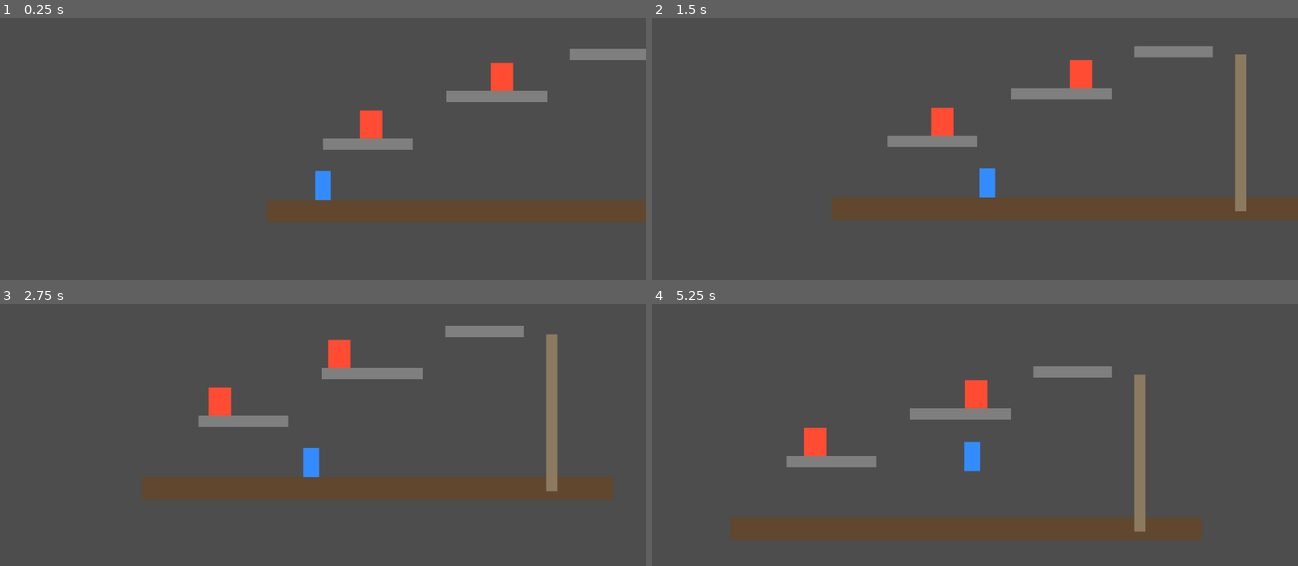
Above: before the commit, frames 1-4 (two rows, left to right).
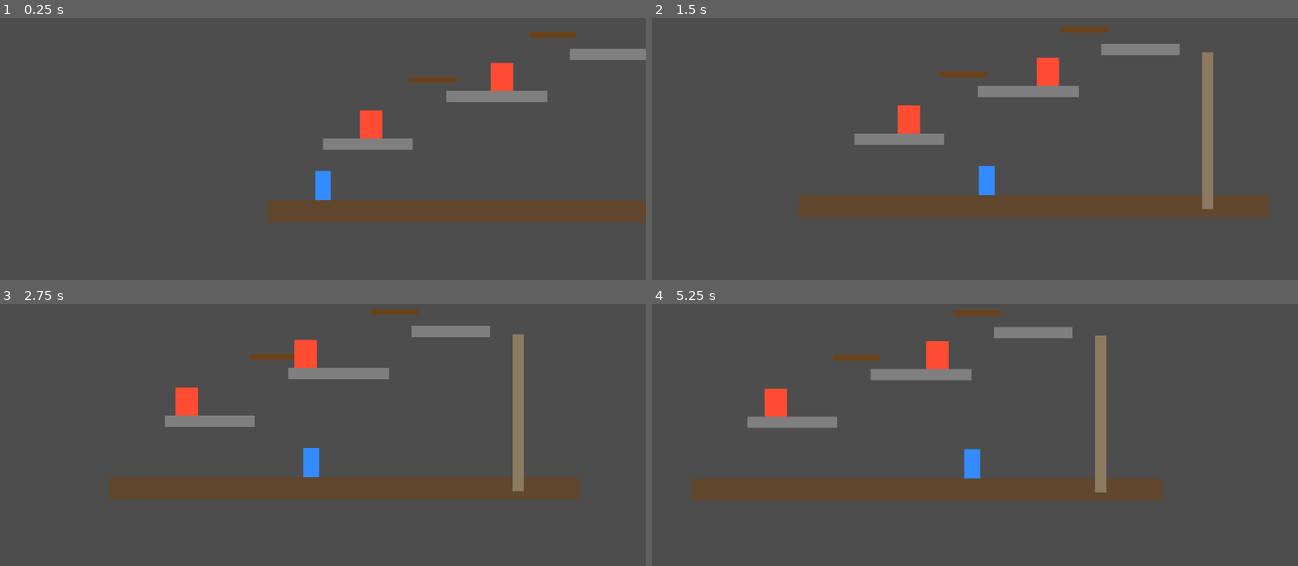
Above: after the commit, the same moments.

Repository: paper-piper/flow
Game: Godot game, scene res://Level.tscn
Same seed, same stepped clock (60 frames per second), same inputs: the game is played once before the commit and once after it.
Inputs:
- Up to frame 1 (0.25 s): no input
- Up to frame 2 (1.5 s): tap Enter (ui_accept) at 0.5, 0.77, 1.07 s; hold Right (ui_right) from 0.53 s (still down); tap C (dash, bound only after the commit) at 0.6 s; tap E (grapple, bound only after the commit) at 0.8, 1.35 s
- Up to frame 3 (2.75 s): tap Enter (ui_accept) at 1.52, 1.82, 2.3 s; tap Shift (wall_stick, bound only after the commit) at 1.55 s; release Right (ui_right) at 2.03 s; hold Left (ui_left) from 2.03 s (still down); hold Shift (wall_stick, bound only after the commit) from 2.03 s (still down)
- Up to frame 4 (5.25 s): release Left (ui_left) at 2.78 s; release Shift (wall_stick, bound only after the commit) at 2.78 s; hold Right (ui_right) 2.78-4.28 s; tap Enter (ui_accept) at 2.85, 3.02, 3.32, 3.77, 4.07, 4.52, 4.82 s; tap C (dash, bound only after the commit) at 3.05, 4.35 s; tap X (attack) at 3.6 s; tap E (grapple, bound only after the commit) at 3.8, 5.1 s; hold Left (ui_left) 4.28-5.03 s; tap Shift (wall_stick, bound only after the commit) at 4.55 s; hold Right (ui_right) from 5.03 s (still down)

The runs differ from the first frame. In frame 1, 0.3% of the frame differs, in the area x 63-90%, y 5-25%; in frame 2, 7.5%; in frame 3, 6.2%; in frame 4, 20%, in the area x 6-86%, y 2-91%.

Commit message:
Add wall stick, dash, and grapple mechanics
- Wall stick (Shift): hold against a wall to freeze in place; release to slide/fall normally
- Wall jump tuned to Vector2(300, -450) for stronger momentum than a normal jump
- Dash (C key): sustained horizontal burst with 0.8s cooldown; wall variant gives a fast impulse away from the wall with low vertical boost
- Grapple (E key): Branch scene with proximity blob indicator; pendulum physics via rope-tension velocity constraint; release carries 1.3× swing momentum, jump-release adds upward leap
- Two Branch instances added to Level.tscn at useful positions between platforms
- New input actions: dash, grapple, wall_stick registered in project.godot
- RopeLine (Line2D) added to Player.tscn for visual rope rendering

Co-Authored-By: Claude Sonnet 4.6 <noreply@anthropic.com>

Diff:
--- /dev/null
+++ b/Branch.gd
@@ -0,0 +1,24 @@
+extends Node2D
+
+@onready var _blob : Polygon2D = $Blob
+
+func _ready() -> void:
+	add_to_group("branch")
+	$DetectionArea.body_entered.connect(_on_body_entered)
+	$DetectionArea.body_exited.connect(_on_body_exited)
+
+func _process(_delta: float) -> void:
+	if not _blob.visible:
+		return
+	var s := 1.0 + 0.18 * sin(Time.get_ticks_msec() * 0.0045)
+	_blob.scale = Vector2(s, s)
+
+func _on_body_entered(body: Node) -> void:
+	if body.is_in_group("player"):
+		_blob.visible = true
+		add_to_group("branch_in_range")
+
+func _on_body_exited(body: Node) -> void:
+	if body.is_in_group("player"):
+		_blob.visible = false
+		remove_from_group("branch_in_range")
--- /dev/null
+++ b/Branch.tscn
@@ -0,0 +1,26 @@
+[gd_scene load_steps=3 format=3]
+
+[ext_resource type="Script" path="res://Branch.gd" id="1_branch"]
+
+[sub_resource type="CircleShape2D" id="CircleShape2D_detect"]
+radius = 150.0
+
+[node name="Branch" type="Node2D"]
+script = ExtResource("1_branch")
+
+[node name="Sprite" type="Polygon2D" parent="."]
+color = Color(0.42, 0.26, 0.1, 1)
+polygon = PackedVector2Array(-42, -5, 42, -5, 42, 5, -42, 5)
+
+[node name="Blob" type="Polygon2D" parent="."]
+position = Vector2(0, -22)
+color = Color(0.28, 1.0, 0.45, 0.88)
+polygon = PackedVector2Array(0, -10, 7, -7, 10, 0, 7, 7, 0, 10, -7, 7, -10, 0, -7, -7)
+visible = false
+
+[node name="DetectionArea" type="Area2D" parent="."]
+collision_layer = 0
+collision_mask = 2
+
+[node name="CollisionShape2D" type="CollisionShape2D" parent="DetectionArea"]
+shape = SubResource("CircleShape2D_detect")
--- a/Level.tscn
+++ b/Level.tscn
@@ -2,6 +2,7 @@
 
 [ext_resource type="PackedScene" path="res://Player.tscn" id="1_player"]
 [ext_resource type="PackedScene" path="res://Enemy.tscn" id="2_enemy"]
+[ext_resource type="PackedScene" path="res://Branch.tscn" id="3_branch"]
 
 [sub_resource type="RectangleShape2D" id="RectangleShape2D_ground"]
 size = Vector2(840, 40)
@@ -70,6 +71,12 @@
 color = Color(0.55, 0.48, 0.38, 1)
 polygon = PackedVector2Array(-10, -140, 10, -140, 10, 140, -10, 140)
 
+[node name="Branch1" parent="." unique_id=1234567890 instance=ExtResource("3_branch")]
+position = Vector2(275, 185)
+
+[node name="Branch2" parent="." unique_id=1098765432 instance=ExtResource("3_branch")]
+position = Vector2(490, 105)
+
 [node name="Player" parent="." unique_id=721907146 instance=ExtResource("1_player")]
 position = Vector2(80, 340)
 
--- a/Player.gd
+++ b/Player.gd
@@ -1,32 +1,47 @@
 extends CharacterBody2D
 
 # ── Movement ──────────────────────────────────────────────────────────────────
-const SPEED          := 200.0
-const ACCEL          := 1400.0   # px/s² on input
-const FRICTION       := 1000.0   # px/s² with no input
-const JUMP_VEL       := -400.0
-const GRAVITY        := 1000.0
-const FAST_FALL_GRAV := 2400.0   # hold-down while airborne
-const WALL_SLIDE_GRAV := 90.0    # slow descent while touching wall
-
-# Wall jump launches player away from the wall
-const WALL_JUMP_VEL := Vector2(230.0, -360.0)
-
-# ── Coyote time: still allow jump briefly after walking off a ledge ───────────
+const SPEED           := 200.0
+const ACCEL           := 1400.0
+const FRICTION        := 1000.0
+const JUMP_VEL        := -400.0
+const GRAVITY         := 1000.0
+const FAST_FALL_GRAV  := 2400.0
+const WALL_SLIDE_GRAV := 90.0
+
+const WALL_JUMP_VEL := Vector2(300.0, -450.0)
+
+# ── Coyote time ───────────────────────────────────────────────────────────────
 const COYOTE_TIME := 0.10
 var _coyote_timer := 0.0
 
-# ── Wall grace: still allow wall-jump briefly after leaving wall ──────────────
+# ── Wall grace ────────────────────────────────────────────────────────────────
 const WALL_GRACE := 0.15
 var _wall_timer := 0.0
-var _wall_dir   := 0   # direction AWAY from last wall (+1 right, -1 left)
+var _wall_dir   := 0
+
+# ── Dash ──────────────────────────────────────────────────────────────────────
+const DASH_SPEED    := 620.0
+const DASH_DURATION := 0.15
+const DASH_COOLDOWN := 0.8
+const WALL_DASH_H   := 580.0
+const WALL_DASH_V   := -160.0
+
+var _dashing       := false
+var _dash_timer    := 0.0
+var _dash_cooldown := 0.0
+var _dash_dir_x    := 1.0
+
+# ── Grapple ───────────────────────────────────────────────────────────────────
+var _grappling      := false
+var _grapple_branch : Node2D = null
 
 # ── Attack ────────────────────────────────────────────────────────────────────
 const ATTACK_DURATION := 0.20
 var _attack_timer := 0.0
 var _attacking    := false
 
-# ── Hitstop: skip N physics frames on landing a hit ──────────────────────────
+# ── Hitstop ───────────────────────────────────────────────────────────────────
 var _hitstop := 0
 
 # ── Camera shake ──────────────────────────────────────────────────────────────
@@ -36,13 +51,17 @@
 @onready var _sprite : Polygon2D = $Sprite
 @onready var _hitbox : Area2D    = $AttackHitbox
 @onready var _cam    : Camera2D  = $Camera2D
+@onready var _rope   : Line2D    = $RopeLine
 
 func _ready() -> void:
+	add_to_group("player")
 	_hitbox.monitoring = false
 	_hitbox.body_entered.connect(_on_hit_body)
+	_rope.add_point(Vector2.ZERO)
+	_rope.add_point(Vector2.ZERO)
+	_rope.visible = false
 
 func _physics_process(delta: float) -> void:
-	# Shake runs even during freeze so the snap is immediate
 	_tick_shake(delta)
 
 	if _hitstop > 0:
@@ -61,12 +80,67 @@
 	# ── Wall grace timer ──────────────────────────────────────────────────────
 	if on_wall:
 		_wall_timer = WALL_GRACE
-		_wall_dir   = int(sign(get_wall_normal().x))   # points away from wall
+		_wall_dir   = int(sign(get_wall_normal().x))
 	elif _wall_timer > 0.0:
 		_wall_timer -= delta
 
+	# ── Grapple toggle ────────────────────────────────────────────────────────
+	if Input.is_action_just_pressed("grapple"):
+		if _grappling:
+			_release_grapple(false)
+		else:
+			_try_grapple()
+
+	# ── Active grapple physics ─────────────────────────────────────────────────
+	if _grappling and _grapple_branch != null:
+		velocity.y += GRAVITY * delta
+
+		var to_branch := _grapple_branch.global_position - global_position
+		if to_branch.length_squared() > 0.0:
+			var rope_dir := to_branch.normalized()
+			# Cancel velocity pulling away from branch (rope tension)
+			var away_vel := velocity.dot(-rope_dir)
+			if away_vel > 0.0:
+				velocity += rope_dir * away_vel
+
+		# Swing with horizontal input
+		var dir := Input.get_axis("ui_left", "ui_right")
+		if dir != 0.0:
+			velocity.x = move_toward(velocity.x, dir * SPEED * 0.5, ACCEL * 0.4 * delta)
+			_sprite.scale.x = dir
+
+		# Jump while grappling: release and leap with upward boost
+		if Input.is_action_just_pressed("ui_accept"):
+			_release_grapple(true)
+
+		# Update rope visual
+		if _grapple_branch != null:
+			_rope.set_point_position(1, to_local(_grapple_branch.global_position))
+
+		move_and_slide()
+		return
+
+	# ── Dash cooldown ─────────────────────────────────────────────────────────
+	if _dash_cooldown > 0.0:
+		_dash_cooldown -= delta
+
+	# ── Active dash ───────────────────────────────────────────────────────────
+	if _dashing:
+		_dash_timer -= delta
+		velocity.x = _dash_dir_x * DASH_SPEED
+		velocity.y = 0.0
+		if _dash_timer <= 0.0:
+			_dashing = false
+		move_and_slide()
+		return
+
+	# ── Wall stick ────────────────────────────────────────────────────────────
+	var sticking := on_wall and Input.is_action_pressed("wall_stick")
+
 	# ── Gravity ───────────────────────────────────────────────────────────────
 	if floored:
+		velocity.y = 0.0
+	elif sticking:
 		velocity.y = 0.0
 	elif on_wall and velocity.y > 0.0:
 		velocity.y += WALL_SLIDE_GRAV * delta
@@ -75,15 +149,15 @@
 	else:
 		velocity.y += GRAVITY * delta
 
-	# ── Horizontal movement with acceleration / friction ──────────────────────
+	# ── Horizontal movement ───────────────────────────────────────────────────
 	var dir := Input.get_axis("ui_left", "ui_right")
 	if dir != 0.0:
 		velocity.x = move_toward(velocity.x, dir * SPEED, ACCEL * delta)
-		_sprite.scale.x = dir   # flip sprite to face movement direction
+		_sprite.scale.x = dir
 	else:
 		velocity.x = move_toward(velocity.x, 0.0, FRICTION * delta)
 
-	# ── Jump (coyote or wall-jump) ────────────────────────────────────────────
+	# ── Jump ──────────────────────────────────────────────────────────────────
 	if Input.is_action_just_pressed("ui_accept"):
 		if _coyote_timer > 0.0:
 			velocity.y    = JUMP_VEL
@@ -93,7 +167,20 @@
 			velocity.x  = WALL_JUMP_VEL.x * _wall_dir
 			_wall_timer = 0.0
 
-	# ── Attack (X key) ────────────────────────────────────────────────────────
+	# ── Dash ──────────────────────────────────────────────────────────────────
+	if Input.is_action_just_pressed("dash") and _dash_cooldown <= 0.0:
+		if _wall_timer > 0.0:
+			velocity.x     = WALL_DASH_H * _wall_dir
+			velocity.y     = WALL_DASH_V
+			_dash_cooldown = DASH_COOLDOWN
+			_wall_timer    = 0.0
+		else:
+			_dashing       = true
+			_dash_timer    = DASH_DURATION
+			_dash_dir_x    = _sprite.scale.x
+			_dash_cooldown = DASH_COOLDOWN
+
+	# ── Attack ────────────────────────────────────────────────────────────────
 	if Input.is_action_just_pressed("attack") and not _attacking:
 		_begin_attack()
 
@@ -106,11 +193,36 @@
 
 # ─────────────────────────────────────────────────────────────────────────────
 
+func _try_grapple() -> void:
+	var branches := get_tree().get_nodes_in_group("branch_in_range")
+	if branches.is_empty():
+		return
+	var closest : Node2D = branches[0]
+	var closest_dist := global_position.distance_to(closest.global_position)
+	for b in branches:
+		var d := global_position.distance_to(b.global_position)
+		if d < closest_dist:
+			closest = b
+			closest_dist = d
+	_grappling = true
+	_grapple_branch = closest
+	velocity *= 0.3   # brief pause as hook catches
+	_rope.set_point_position(1, to_local(closest.global_position))
+	_rope.visible = true
+
+func _release_grapple(jump: bool) -> void:
+	_grappling = false
+	_grapple_branch = null
+	_rope.visible = false
+	velocity *= 1.3   # carry swing momentum as a boost
+	if jump:
+		velocity.y = -300.0   # leap off the rope
+
 func _begin_attack() -> void:
 	_attacking    = true
 	_attack_timer = ATTACK_DURATION
 	_hitbox.monitoring = true
-	_hitbox.position.x = 42.0 * _sprite.scale.x   # place hitbox in front
+	_hitbox.position.x = 42.0 * _sprite.scale.x
 
 func _end_attack() -> void:
 	_attacking = false
@@ -121,9 +233,8 @@
 		return
 	var knock_dir := Vector2(_sprite.scale.x, -0.3).normalized()
 	body.take_hit(1, knock_dir * 380.0)
-	# Freeze frames + screen shake
-	_hitstop   = 4
-	_shake_str = 7.0
+	_hitstop    = 4
+	_shake_str  = 7.0
 	_shake_time = 0.16
 
 func _tick_shake(delta: float) -> void:
--- a/Player.tscn
+++ b/Player.tscn
@@ -24,6 +24,10 @@
 position_smoothing_enabled = true
 position_smoothing_speed = 8.0
 
+[node name="RopeLine" type="Line2D" parent="."]
+width = 2.0
+default_color = Color(0.55, 0.35, 0.12, 1)
+
 [node name="AttackHitbox" type="Area2D" parent="."]
 collision_layer = 0
 collision_mask = 4
--- a/project.godot
+++ b/project.godot
@@ -25,3 +25,18 @@
 "events": [Object(InputEventKey,"resource_local_to_scene":false,"resource_name":"","device":-1,"window_id":0,"alt_press …(192 unchanged characters)…
 ]
 }
+dash={
+"deadzone": 0.5,
+"events": [Object(InputEventKey,"resource_local_to_scene":false,"resource_name":"","device":-1,"window_id":0,"alt_pressed":false,"shift_pressed":false,"ctrl_pressed":false,"meta_pressed":false,"pressed":false,"keycode":0,"physical_keycode":67,"key_label":0,"unicode":99,"location":0,"echo":false,"script":null)
+]
+}
+grapple={
+"deadzone": 0.5,
+"events": [Object(InputEventKey,"resource_local_to_scene":false,"resource_name":"","device":-1,"window_id":0,"alt_pressed":false,"shift_pressed":false,"ctrl_pressed":false,"meta_pressed":false,"pressed":false,"keycode":0,"physical_keycode":69,"key_label":0,"unicode":101,"location":0,"echo":false,"script":null)
+]
+}
+wall_stick={
+"deadzone": 0.5,
+"events": [Object(InputEventKey,"resource_local_to_scene":false,"resource_name":"","device":-1,"window_id":0,"alt_pressed":false,"shift_pressed":false,"ctrl_pressed":false,"meta_pressed":false,"pressed":false,"keycode":0,"physical_keycode":4194325,"key_label":0,"unicode":0,"location":0,"echo":false,"script":null)
+]
+}
